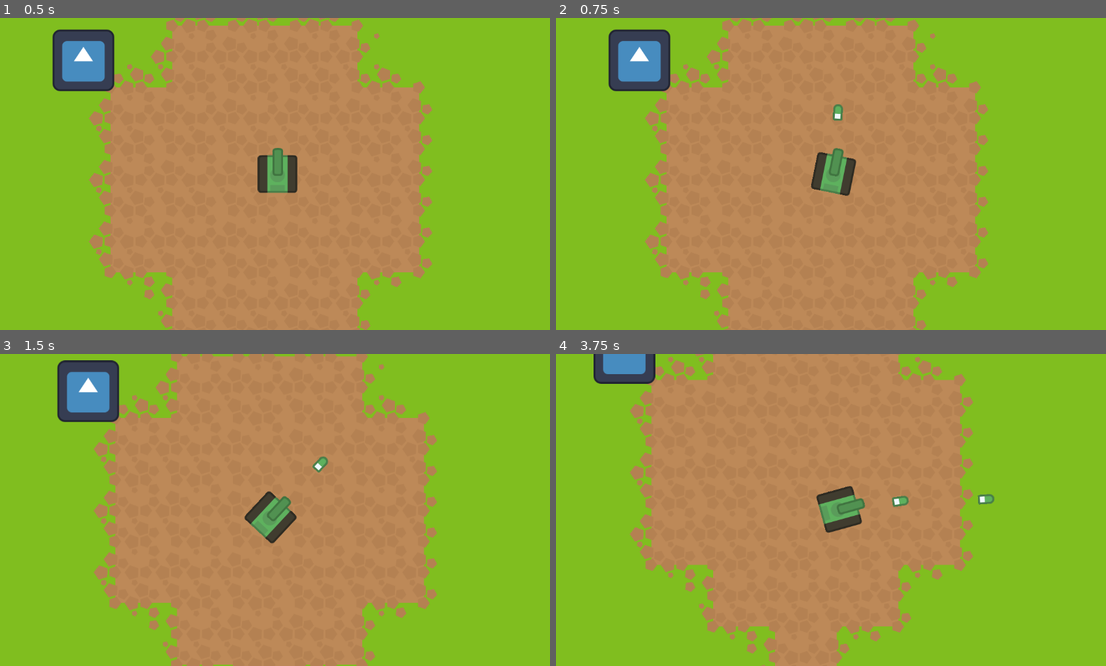
Above: before the commit, frames 1-4 (two rows, left to right).
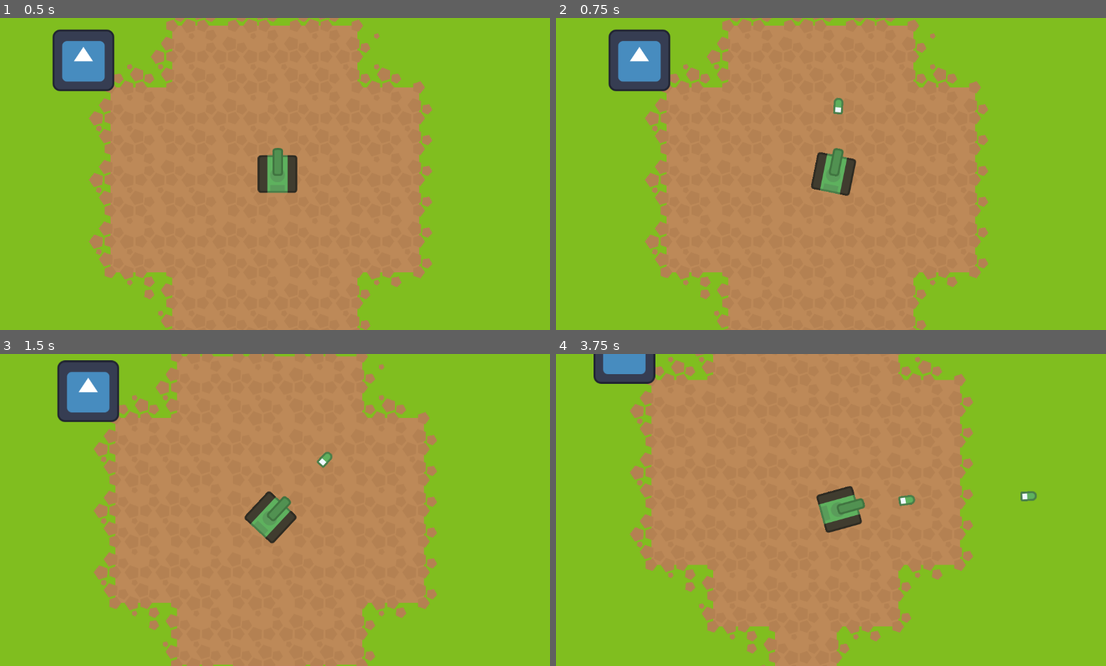
Above: after the commit, the same moments.

Repository: nbonkowski/ophasen-workshop-godot-2024
Game: Godot game, scene res://scenes/game.tscn
The game is run twice, just before and just after one commit, with the same random seed, the same clock (stepped at 60 frames per second) and the same inputs. The engine's default icon, where the game draws it, is replaced by a stand-in: a white triangle on a blue panel in a dark square.
Inputs:
- Up to frame 1 (0.5 s): no input
- Up to frame 2 (0.75 s): tap Enter at 0.5 s; hold D (turn_right) from 0.53 s (still down); tap Space (fire_tank) at 0.6 s
- Up to frame 3 (1.5 s): release D (turn_right) at 1.28 s; hold S (drive_down) from 1.28 s (still down); tap Space (fire_tank) at 1.35 s
- Up to frame 4 (3.75 s): release S (drive_down) at 2.03 s; hold D (turn_right) 2.03-2.78 s; tap Space (fire_tank) at 2.1, 2.85, 3.6 s; hold W (drive_up) 2.78-3.53 s; hold A (turn_left) from 3.53 s (still down)

Frame 1 is identical in both runs. In frame 2, 0.1% of the frame differs, in the area x 50-53%, y 25-33%; in frame 3, 0.1%; in frame 4, 0.3%, in the area x 61-88%, y 43-49%.

Commit message:
add movement to projectile

Diff:
--- a/scenes/prefabs/tank_projectile.tscn
+++ b/scenes/prefabs/tank_projectile.tscn
@@ -14,3 +14,8 @@
 
 [node name="CollisionShape2D" type="CollisionShape2D" parent="."]
 shape = SubResource("CapsuleShape2D_qe1jf")
+
+[node name="Timer" type="Timer" parent="."]
+autostart = true
+
+[connection signal="timeout" from="Timer" to="." method="_on_timer_timeout"]
--- a/scripts/projectile_movement.gd
+++ b/scripts/projectile_movement.gd
@@ -1,11 +1,20 @@
 extends CharacterBody2D
 
+@export var projectile_speed = 500
 
 # Called when the node enters the scene tree for the first time.
 func _ready() -> void:
-	velocity = -transform.y * 400
-
+	velocity = -transform.y * projectile_speed
+	$Timer.stop
 
 # Called every frame. 'delta' is the elapsed time since the previous frame.
 func _process(delta: float) -> void:
 	move_and_slide()
+
+func explode()-> void:
+	queue_free()
+
+
+
+func _on_timer_timeout() -> void:
+	explode() # Replace with function body.
